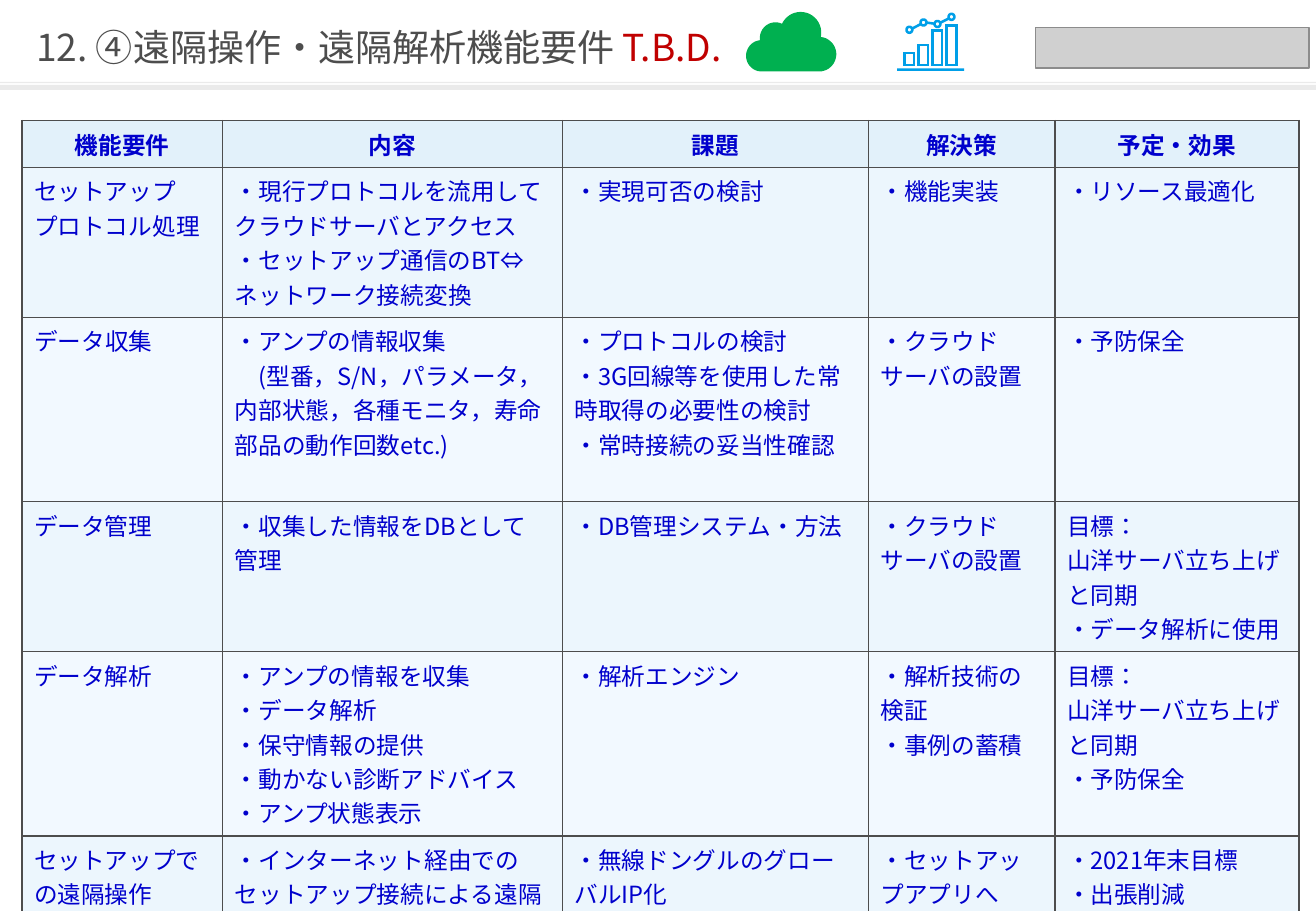
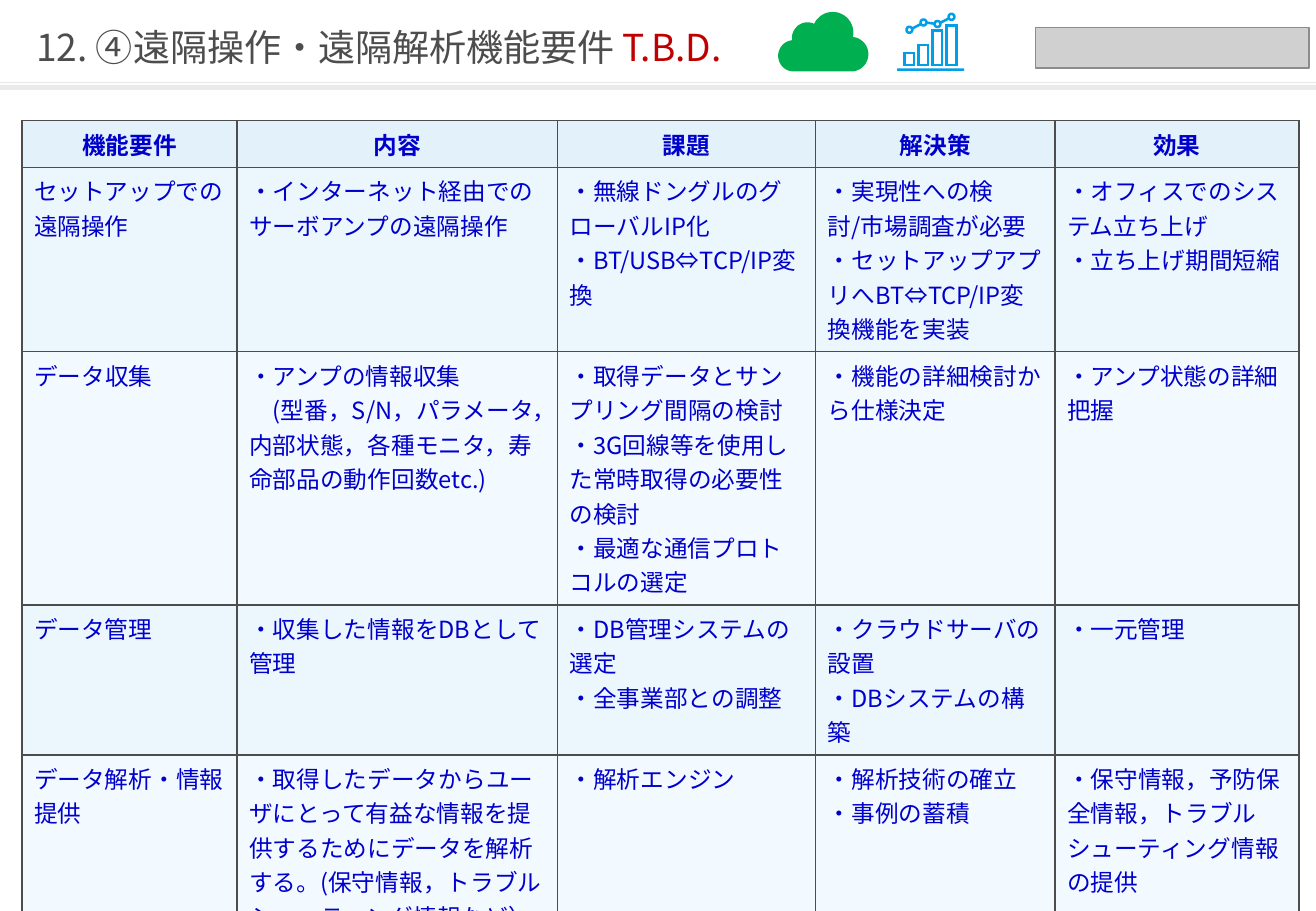
Before and after one commit to qzq03657/hellow-world, a slide deck: slide 13 of 次期サーボシステム_ユーザビリティ向上_藤沢案.pptx. Drawn at 1316x911 pixels with LibreOffice and Linux fonts; fonts in the diff are those of the drawing; grey boxes stand for pictures. Boxes give left, top, right and bottom in pixels: in the first picture for what was removed or moved away, otherwise in the second. Text is boxed around its words. In the diff, an @@ line names an element or a change of style, - is before the commit and + after.

```diff
--- a/次期サーボシステム_ユーザビリティ向上_藤沢案.pptx
+++ b/次期サーボシステム_ユーザビリティ向上_藤沢案.pptx
@@ freeform shape: place and size @@
-freeform shape at (746,12,836,72)
+freeform shape at (779,12,869,72)
@@ table at (22,120,1300,900) @@
-row 1: 機能要件 | 内容 | 課題 | 解決策 | 予定・効果
-row 2: セットアップ / プロトコル処理 | ・現行プロトコルを流用してクラウドサーバとアクセス / ・セットアップ通信のBT⇔ネットワーク接続変換 | ・実現可否の検討 | ・機能実装 | ・リソース最適化
-row 3: データ収集 | ・アンプの情報収集 / (型番，S/N，パラメータ，内部状態，各種モニタ，寿命部品の動作回数etc.) | ・プロトコルの検討 / ・3G回線等を使用した常時取得の必要性の検討 / ・常時接続の妥当性確認 | ・クラウドサーバの設置 | ・予防保全
-row 4: データ管理 | ・収集した情報をDBとして管理 | ・DB管理システム・方法 | ・クラウドサーバの設置 | 目標： / 山洋サーバ立ち上げと同期 / ・データ解析に使用
-row 5: データ解析 | ・アンプの情報を収集 / ・データ解析 / ・保守情報の提供 / ・動かない診断アドバイス / ・アンプ状態表示 | ・解析エンジン | ・解析技術の検証 / ・事例の蓄積 | 目標： / 山洋サーバ立ち上げと同期 / ・予防保全
-row 6: セットアップでの遠隔操作 | ・インターネット経由でのセットアップ接続による遠隔操作 | ・無線ドングルのグローバルIP化 / ・BT⇔ネットワーク接続を実現するゲートウェイ機能 | ・セットアップアプリへゲートウェイ機能を実装 | ・2021年末目標 / ・出張削減 / ・立ち上げ期間短縮
+row 1: 機能要件 | 内容 | 課題 | 解決策 | 効果
+row 2: セットアップでの遠隔操作 | ・インターネット経由でのサーボアンプの遠隔操作 | ・無線ドングルのグローバルIP化 / ・BT/USB⇔TCP/IP変換 | ・実現性への検討/市場調査が必要 / ・セットアップアプリへBT⇔TCP/IP変換機能を実装 | ・オフィスでのシステム立ち上げ / ・立ち上げ期間短縮
+row 3: データ収集 | ・アンプの情報収集 / (型番，S/N，パラメータ，内部状態，各種モニタ，寿命部品の動作回数etc.) | ・取得データとサンプリング間隔の検討 / ・3G回線等を使用した常時取得の必要性の検討 / ・最適な通信プロトコルの選定 | ・機能の詳細検討から仕様決定 | ・アンプ状態の詳細把握
+row 4: データ管理 | ・収集した情報をDBとして管理 | ・DB管理システムの選定 / ・全事業部との調整 | ・クラウドサーバの設置 / ・DBシステムの構築 | ・一元管理
+row 5: データ解析・情報提供 | ・取得したデータからユーザにとって有益な情報を提供するためにデータを解析する。(保守情報，トラブルシューティング情報など） | ・解析エンジン | ・解析技術の確立 / ・事例の蓄積 | ・保守情報，予防保全情報，トラブルシューティング情報の提供
```
Also in this commit, not shown: 6 other slides changed, 1 other file.
